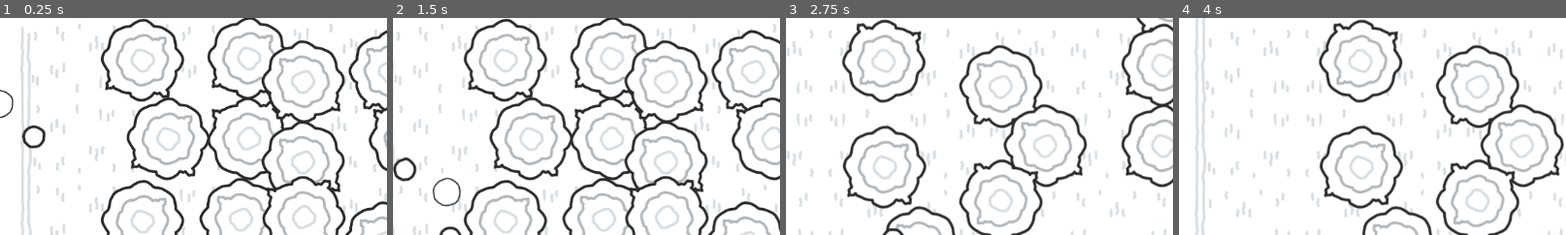
Above: before the commit, frames 1-4 (left to right).
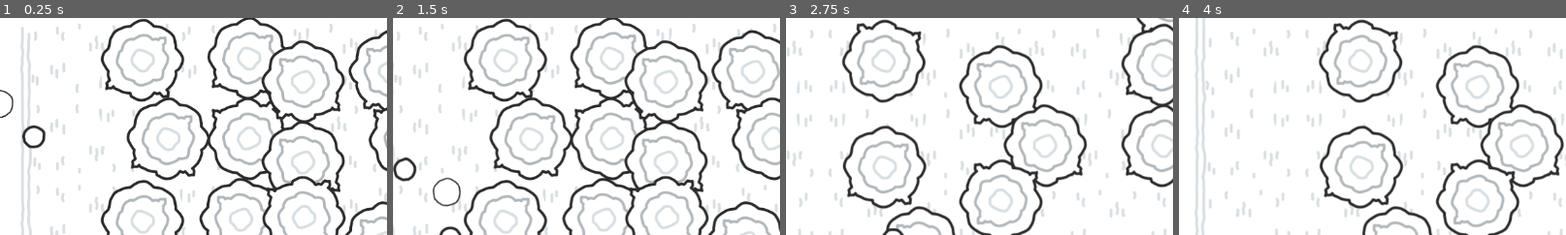
Above: after the commit, the same moments.

Repository: Josephblt/alchromist
Game: Godot game, scene res://scenes/game/Home.tscn
Two runs of this game, one before a commit and one after it. Both use one fixed random seed, a clock stepped at 60 frames per second and the inputs below. The project has no main scene, so this scene is started directly.
Inputs (mouse positions are % of the whole screen's width and height, from its top left):
- Up to frame 1 (0.25 s): no input
- Up to frame 2 (1.5 s): move the mouse to (72, 45) at 0.52 s; press the mouse at (72, 45) at 0.53 s; hold Right (Move Right) 0.53-1.28 s; move the mouse to (30, 55) at 1.27 s; release the mouse at (30, 55) at 1.28 s; hold Down (Move Down) from 1.28 s (still down); right-click (30, 55) at 1.35 s
- Up to frame 3 (2.75 s): move the mouse to (60, 28) at 2.02 s; release Down (Move Down) at 2.03 s; press the mouse at (60, 28) at 2.03 s; hold Right (Move Right) from 2.03 s (still down)
- Up to frame 4 (4 s): move the mouse to (45, 70) at 2.77 s; release Right (Move Right) at 2.78 s; release the mouse at (45, 70) at 2.78 s; hold Up (Move Up) 2.78-3.53 s; right-click (45, 70) at 2.85 s; move the mouse to (80, 65) at 3.52 s; press the mouse at (80, 65) at 3.53 s; hold Left (Move Left) from 3.53 s (still down)
The pictures show only the part of the screen within x 50-100%, y 0-50%; the shares and areas given below are measured in that part.

The runs differ from the first frame. In frame 1, less than 0.1% of the frame differs, in the area x 6-12%, y 50-53%; in frame 2, less than 0.1%; in frame 3, less than 0.1%; in frame 4, nothing differs.

Commit message:
Fix character root z-order.

Diff:
--- a/scenes/character/character.tscn
+++ b/scenes/character/character.tscn
@@ -255,7 +255,6 @@
 }
 
 [node name="Character" type="CharacterBody2D"]
-z_index = 4
 collision_layer = 0
 collision_mask = 12
 motion_mode = 1
@@ -276,7 +275,9 @@
 texture = ExtResource("2_q52vl")
 
 [node name="LeftHand" type="Area2D" parent="."]
-position = Vector2(-50, -50)
+position = Vector2(-50.6754, -48.9295)
+rotation = -0.0090617
+scale = Vector2(0.999994, 0.999994)
 
 [node name="LeftHandShape" type="CollisionShape2D" parent="LeftHand"]
 shape = SubResource("CircleShape2D_l884r")
@@ -285,7 +286,9 @@
 texture = ExtResource("6_cuvpk")
 
 [node name="RightHand" type="Area2D" parent="."]
-position = Vector2(50, -50)
+position = Vector2(50.6754, -48.9295)
+rotation = 0.00905959
+scale = Vector2(0.999992, 0.999992)
 
 [node name="RightHandShape" type="CollisionShape2D" parent="RightHand"]
 shape = SubResource("CircleShape2D_l884r")
@@ -341,10 +344,10 @@
 remote_path = NodePath("../../../../../RightHand")
 
 [node name="LeftHandIK" type="Node2D" parent="."]
-position = Vector2(-50, -50)
+position = Vector2(-50.6696, -49.3304)
 
 [node name="RightHandIK" type="Node2D" parent="."]
-position = Vector2(50, -50)
+position = Vector2(50.6696, -49.3304)
 
 [node name="Animations" type="Node" parent="."]
 
